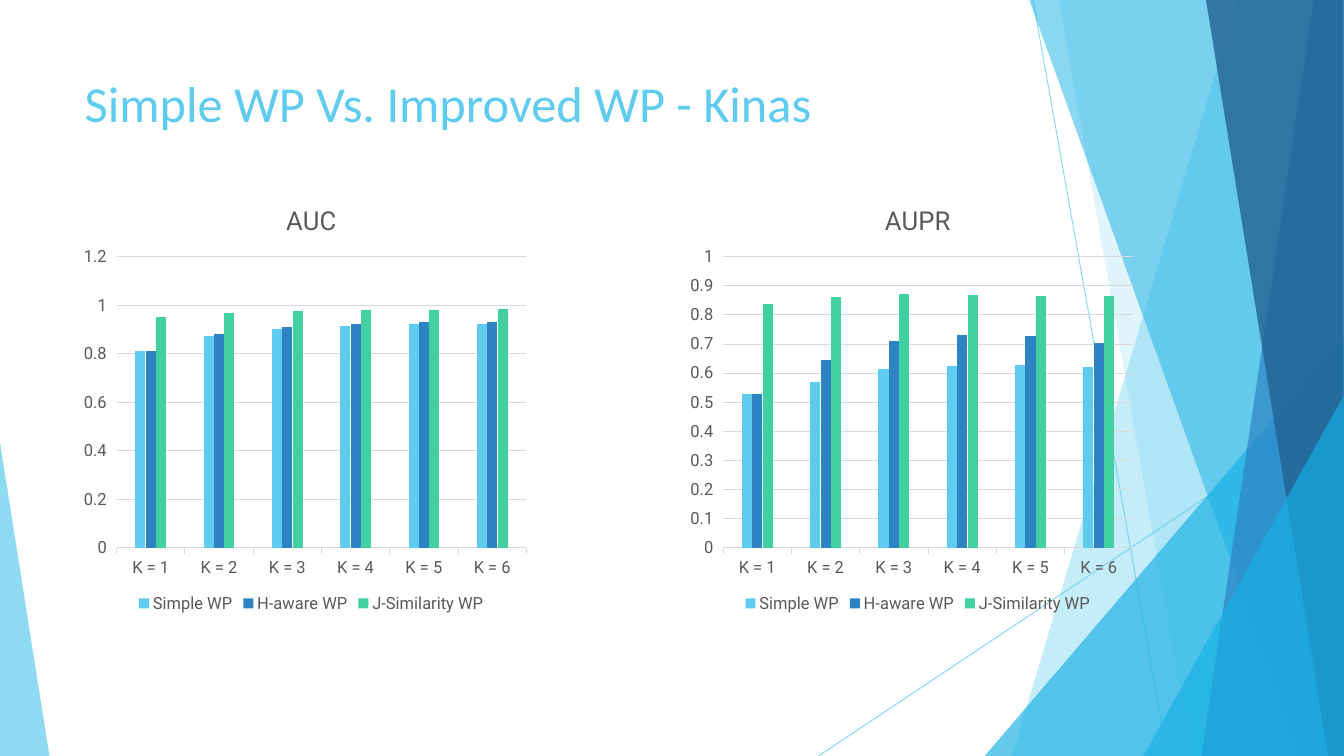
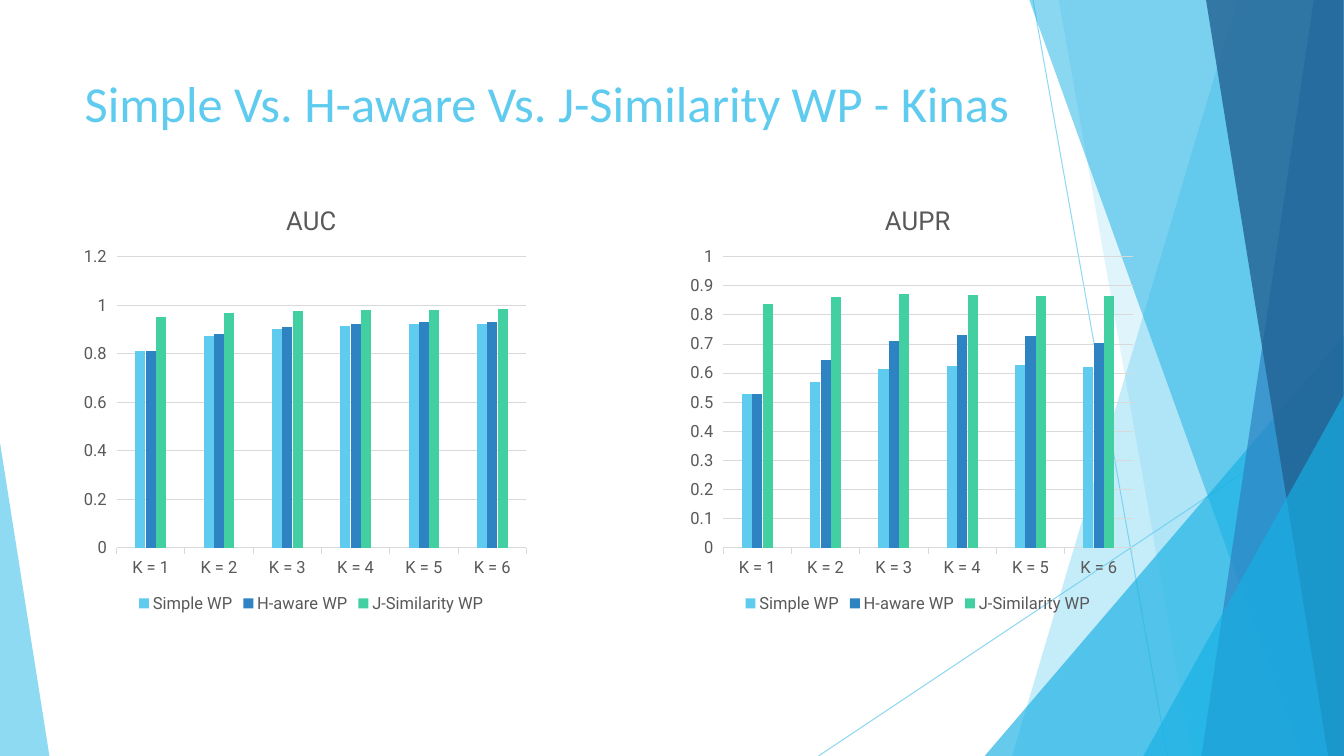
Before and after one commit to AbdullahAlZoabi/Drug-Target-Interaction-Prediction, a slide deck: slide 39 of Presentation/Drug-Target Interaction Prediction.pptx. Drawn at 1344x756 pixels with LibreOffice and Linux fonts; fonts in the diff are those of the drawing. Boxes give left, top, right and bottom in pixels: in the first picture for what was removed or moved away, otherwise in the second. Text is boxed around its words. In the diff, an @@ line names an element or a change of style, - is before the commit and + after.

```diff
--- a/Presentation/Drug-Target Interaction Prediction.pptx
+++ b/Presentation/Drug-Target Interaction Prediction.pptx
@@ title at box(85, 87, 1009, 130): text changed @@
-Simple WP Vs. Improved WP - Kinas
+Simple Vs. H-aware Vs. J-Similarity WP - Kinas
```
Also in this commit, not shown: 9 other slides changed, 7 slides removed.
